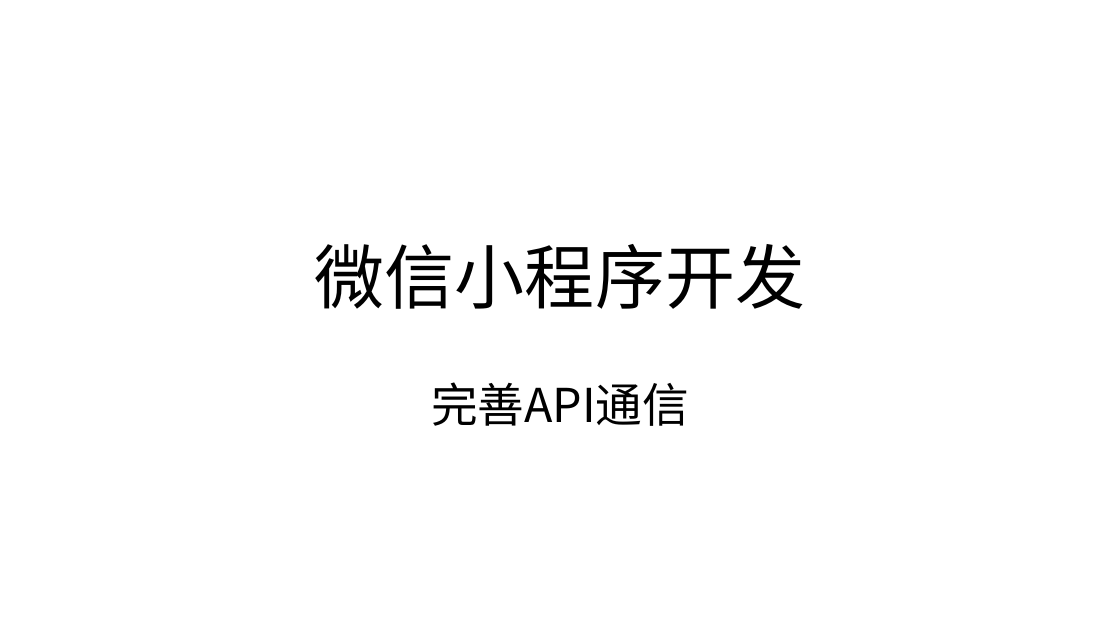
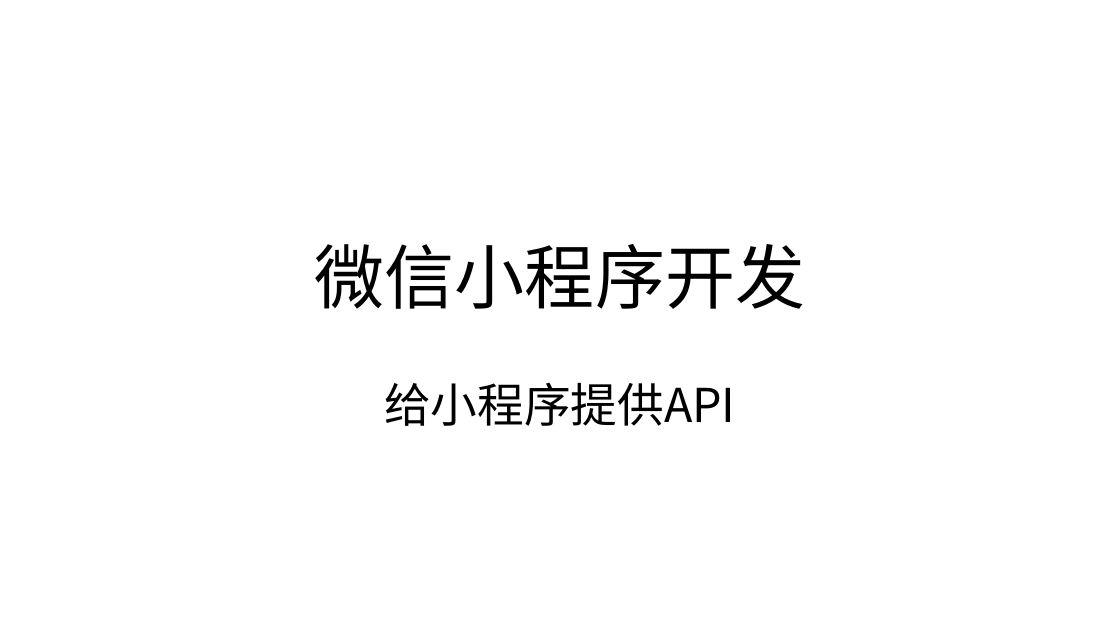
Before and after one commit to edu2act/course-wechat-and-miniprogram, a slide deck: slide 1 of materials/ch07/ch07-编写小程序后台API.pptx. Drawn at 1120x630 pixels with LibreOffice and Linux fonts; fonts in the diff are those of the drawing. Boxes give left, top, right and bottom in pixels: in the first picture for what was removed or moved away, otherwise in the second. Text is boxed around its words. In the diff, an @@ line names an element or a change of style, - is before the commit and + after.

```diff
--- a/materials/ch07/ch07-编写小程序后台API.pptx
+++ b/materials/ch07/ch07-编写小程序后台API.pptx
@@ subtitle at [384,382,735,426]: text changed @@
-完善API通信
+给小程序提供API
```
Also in this commit, not shown: 1 other slide changed, 1 slide added, 12 other files.
